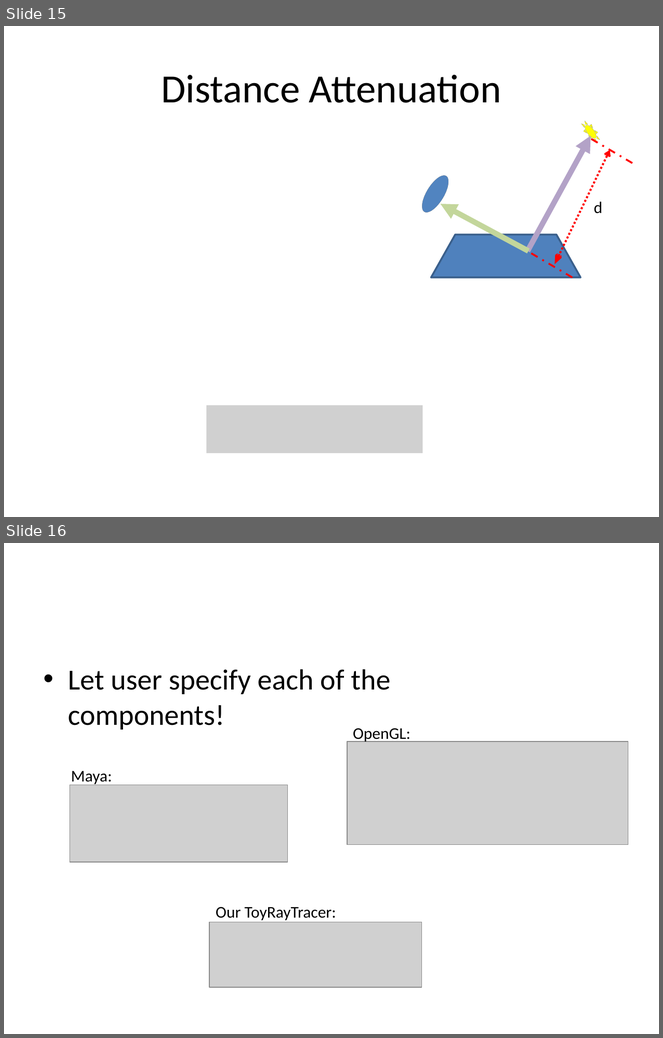
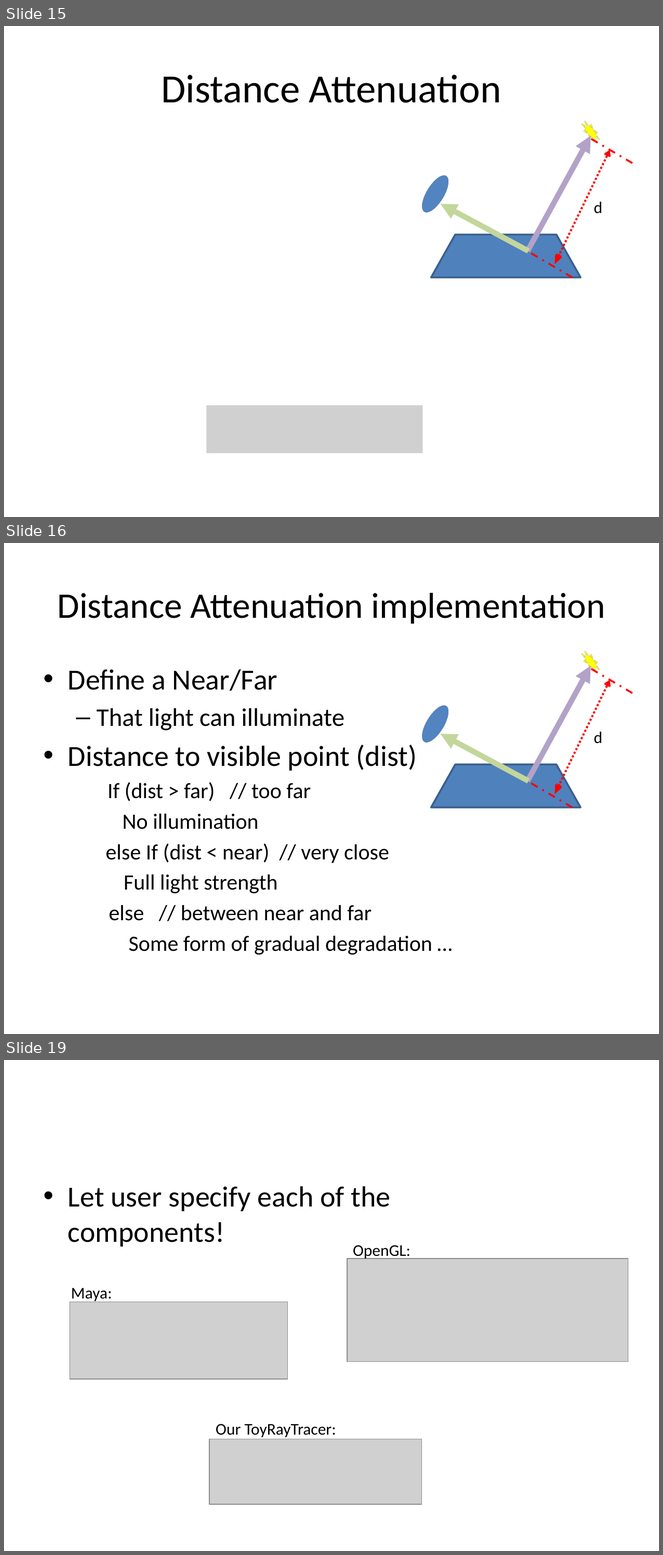
Before and after one commit to myuwbclasses/CSS552, a slide deck: LectureNotes/M2-Phong-Slides/2-3.LightSources.pptx. Shown one above the other, each under a label of ours: slides 15 and 16 before the commit, slides 15, 16 and 19 after it; the slides between them are not shown. The pictures are 663x1038 and 663x1555 pixels, drawn with LibreOffice and Linux fonts; fonts in the diff are those of the drawing; grey boxes stand for pictures. Boxes give left, top, right and bottom in pixels: in the first picture for what was removed or moved away, otherwise in the second. Text is boxed around its words. In the diff, an @@ line names an element or a change of style, - is before the commit and + after.

```diff
--- a/LectureNotes/M2-Phong-Slides/2-3.LightSources.pptx
+++ b/LectureNotes/M2-Phong-Slides/2-3.LightSources.pptx
@@ slide 16 added at (x1=4, y1=543, x2=659, y2=1034), background #FFFFFF @@
@@ title added at (x1=57, y1=593, x2=606, y2=624), 39.6 pt, text #000000 @@
+Distance Attenuation implementation
@@ text added at (x1=68, y1=669, x2=432, y2=955), 24 pt, text #000000 @@
+• Define a Near/Far
+  – That light can illuminate
+• Distance to visible point (dist)
+If (dist > far) // too far
+No illumination
+  else If (dist < near) // very close
+    Full light strength
+    else // between near and far
+    Some form of gradual degradation …
@@ group added at (x1=409, y1=644, x2=632, y2=808): 2 arrows, 2 lines, 1 trapezoid, 1 sun, 1 smiley face, 1 double arrow, 1 text @@
+  d
@@ what was slide 16 is now slide 19 @@
```
Also in this commit, not shown: 2 other slides added.
